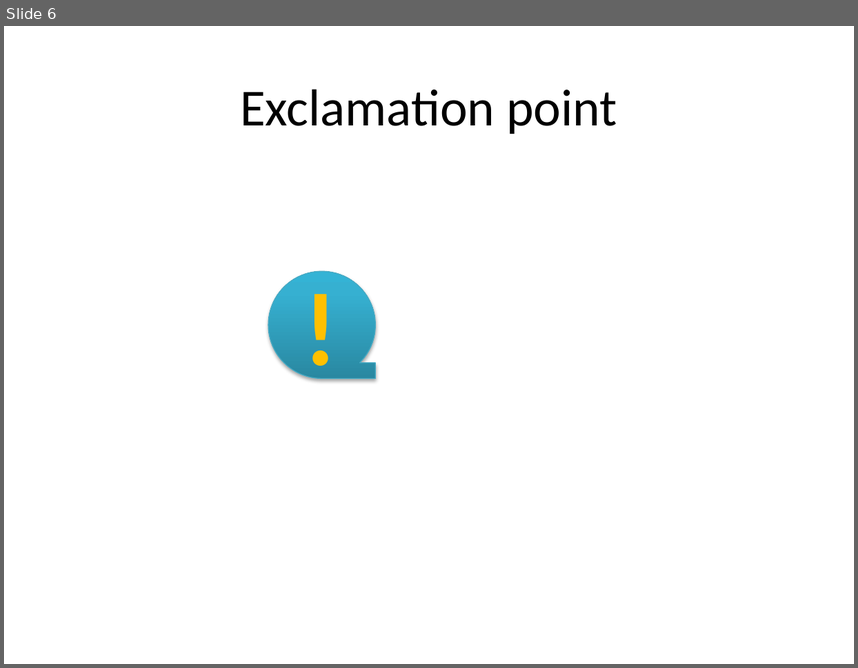
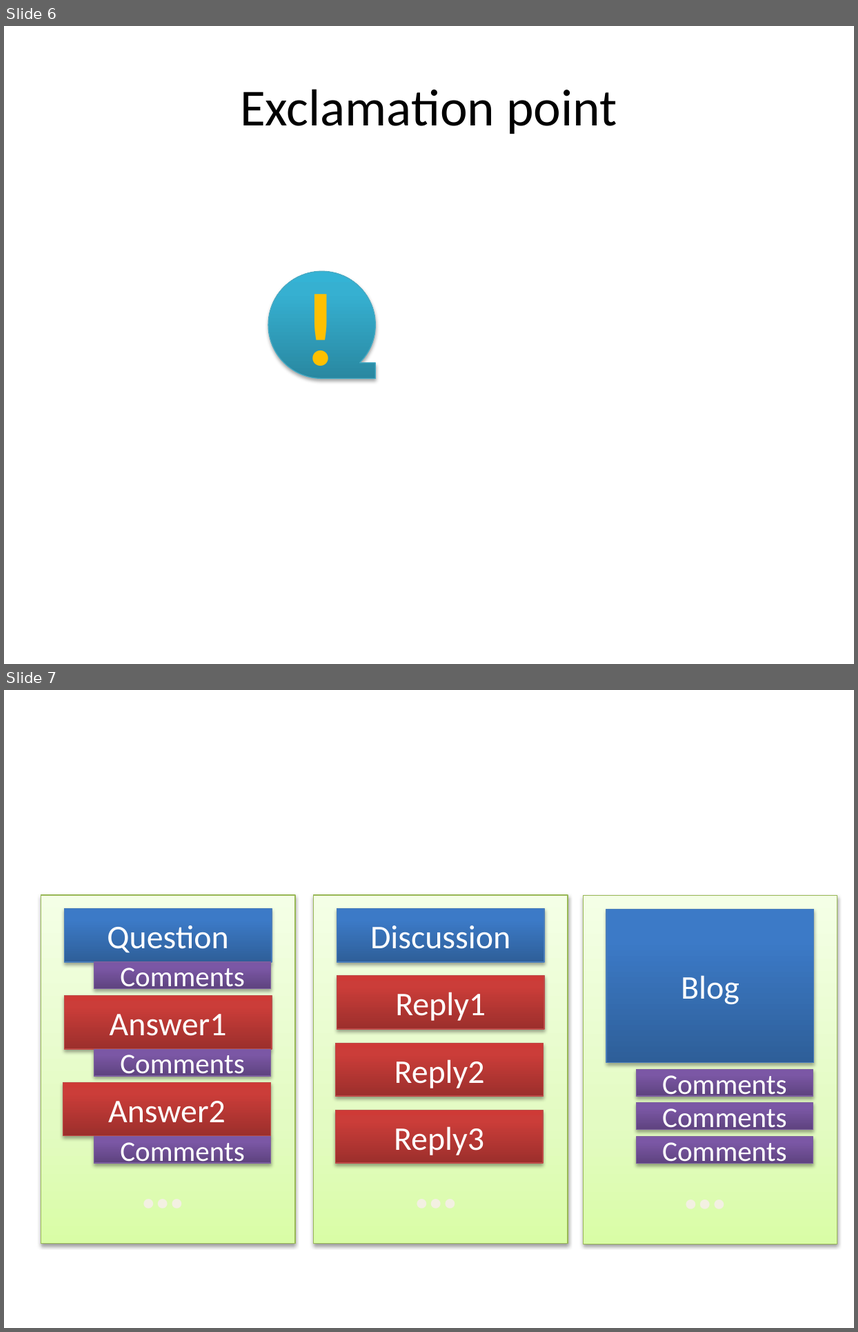
Before and after one commit to shawnzhangyx/OMICSPEDIA, a slide deck: bioinf_project/static/images/pics.pptx. Shown one above the other, each under a label of ours: slide 6 before the commit, slides 6 and 7 after it. The pictures are 858x668 and 858x1332 pixels, drawn with LibreOffice and Linux fonts; fonts in the diff are those of the drawing. Boxes give left, top, right and bottom in pixels: in the first picture for what was removed or moved away, otherwise in the second. Text is boxed around its words. In the diff, an @@ line names an element or a change of style, - is before the commit and + after.

```diff
--- a/bioinf_project/static/images/pics.pptx
+++ b/bioinf_project/static/images/pics.pptx
@@ slide 7 added at [4, 690, 854, 1328], background #FFFFFF @@
@@ rectangle added at [41, 895, 294, 1243], fill gradient #DAFDA7 to #E4FCC2 to #F5FFE7, outline #98B955 0.75 pt @@
@@ rectangle added at [313, 895, 568, 1243], fill gradient #DAFDA7 to #E4FCC2 to #F5FFE7, outline #98B955 0.75 pt @@
@@ rectangle added at [583, 896, 837, 1243], fill gradient #DAFDA7 to #E4FCC2 to #F5FFE7, outline #98B955 0.75 pt @@
@@ rectangle added at [64, 909, 272, 962], fill gradient #2F5F99 to #3D7CC7 to #3A7CCB, outline #4B7EBC 0.75 pt, 28 pt, text #FFFFFF @@
+Question
@@ rectangle added at [337, 909, 545, 962], fill gradient #2F5F99 to #3D7CC7 to #3A7CCB, outline #4B7EBC 0.75 pt, 28 pt, text #FFFFFF @@
+Discussion
@@ rectangle added at [606, 909, 814, 1063], fill gradient #2F5F99 to #3D7CC7 to #3A7CCB, outline #4B7EBC 0.75 pt, 28 pt, text #FFFFFF @@
+Blog
@@ rectangle added at [94, 962, 270, 988], fill gradient #5F4480 to #7B58A6 to #7C57A8, outline #7D60A0 0.75 pt, 24 pt, text #FFFFFF @@
+Comments
@@ rectangle added at [337, 976, 545, 1029], fill gradient #9C2F2D to #CB3E3A to #CE3B37, outline #BF4C48 0.75 pt, 28 pt, text #FFFFFF @@
+Reply1
@@ rectangle added at [64, 995, 272, 1049], fill gradient #9C2F2D to #CB3E3A to #CE3B37, outline #BF4C48 0.75 pt, 28 pt, text #FFFFFF @@
+Answer1
@@ rectangle added at [94, 1049, 270, 1075], fill gradient #5F4480 to #7B58A6 to #7C57A8, outline #7D60A0 0.75 pt, 24 pt, text #FFFFFF @@
+Comments
@@ rectangle added at [335, 1043, 543, 1096], fill gradient #9C2F2D to #CB3E3A to #CE3B37, outline #BF4C48 0.75 pt, 28 pt, text #FFFFFF @@
+Reply2
@@ rectangle added at [63, 1083, 271, 1136], fill gradient #9C2F2D to #CB3E3A to #CE3B37, outline #BF4C48 0.75 pt, 28 pt, text #FFFFFF @@
+Answer2
@@ rectangle added at [637, 1069, 813, 1096], fill gradient #5F4480 to #7B58A6 to #7C57A8, outline #7D60A0 0.75 pt, 24 pt, text #FFFFFF @@
+Comments
@@ rectangle added at [637, 1103, 813, 1129], fill gradient #5F4480 to #7B58A6 to #7C57A8, outline #7D60A0 0.75 pt, 24 pt, text #FFFFFF @@
+Comments
@@ rectangle added at [335, 1110, 543, 1163], fill gradient #9C2F2D to #CB3E3A to #CE3B37, outline #BF4C48 0.75 pt, 28 pt, text #FFFFFF @@
+Reply3
@@ rectangle added at [94, 1136, 270, 1163], fill gradient #5F4480 to #7B58A6 to #7C57A8, outline #7D60A0 0.75 pt, 24 pt, text #FFFFFF @@
+Comments
@@ text added at [132, 1141, 194, 1226], 54 pt, text #F4F1E3, bold @@
+…
@@ text added at [404, 1141, 467, 1226], 54 pt, text #F4F1E3, bold @@
+…
@@ rectangle added at [637, 1136, 813, 1163], fill gradient #5F4480 to #7B58A6 to #7C57A8, outline #7D60A0 0.75 pt, 24 pt, text #FFFFFF @@
+Comments
@@ text added at [674, 1141, 737, 1226], 54 pt, text #F4F1E3, bold @@
+…
```
Also in this commit, not shown: 13 other files.
